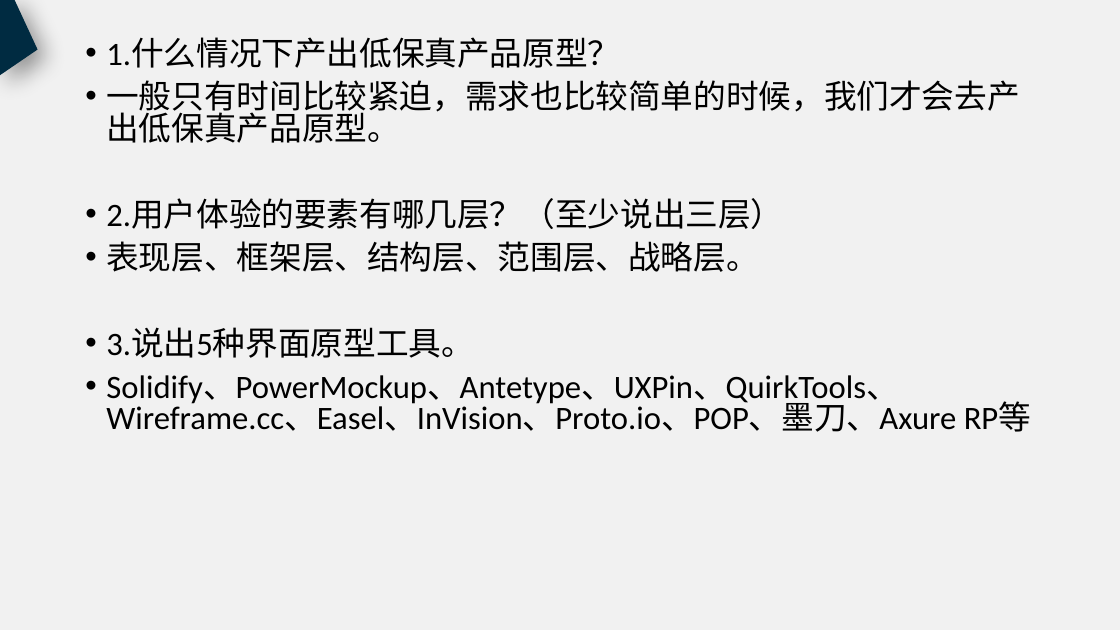
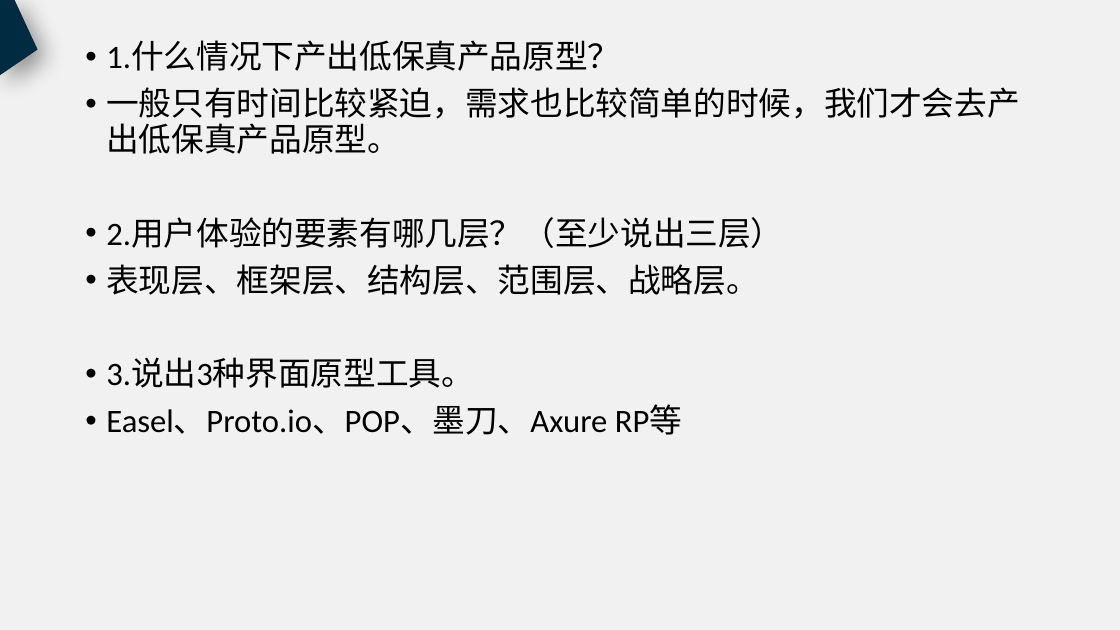
Before and after one commit to PRD2018-G18/PRD2018, a slide deck: slide 52 of 非受控文档/过程文档/UML基础2/UML基础2.pptx. Drawn at 1120x630 pixels with LibreOffice and Linux fonts; fonts in the diff are those of the drawing. Boxes give left, top, right and bottom in pixels: in the first picture for what was removed or moved away, otherwise in the second. Text is boxed around its words. In the diff, an @@ line names an element or a change of style, - is before the commit and + after.

Commit message:
UML基础2、需求工程计划PPT（改）

```diff
--- a/非受控文档/过程文档/UML基础2/UML基础2.pptx
+++ b/非受控文档/过程文档/UML基础2/UML基础2.pptx
@@ text at (x1=106, y1=42, x2=1019, y2=295): line spacing 0.8 to 0.9 @@
@@ text at (x1=106, y1=359, x2=682, y2=435): text changed @@
-• 3.说出5种界面原型工具。
-• Solidify、PowerMockup、Antetype、UXPin、QuirkTools、Wireframe.cc、Easel、InVision、Proto.io、POP、墨刀、Axure RP等
+• 3.说出3种界面原型工具。
+• Easel、Proto.io、POP、墨刀、Axure RP等
```
Also in this commit, not shown: 27 other slides changed, 8 slides added, 7 slides removed, 1 other file.
